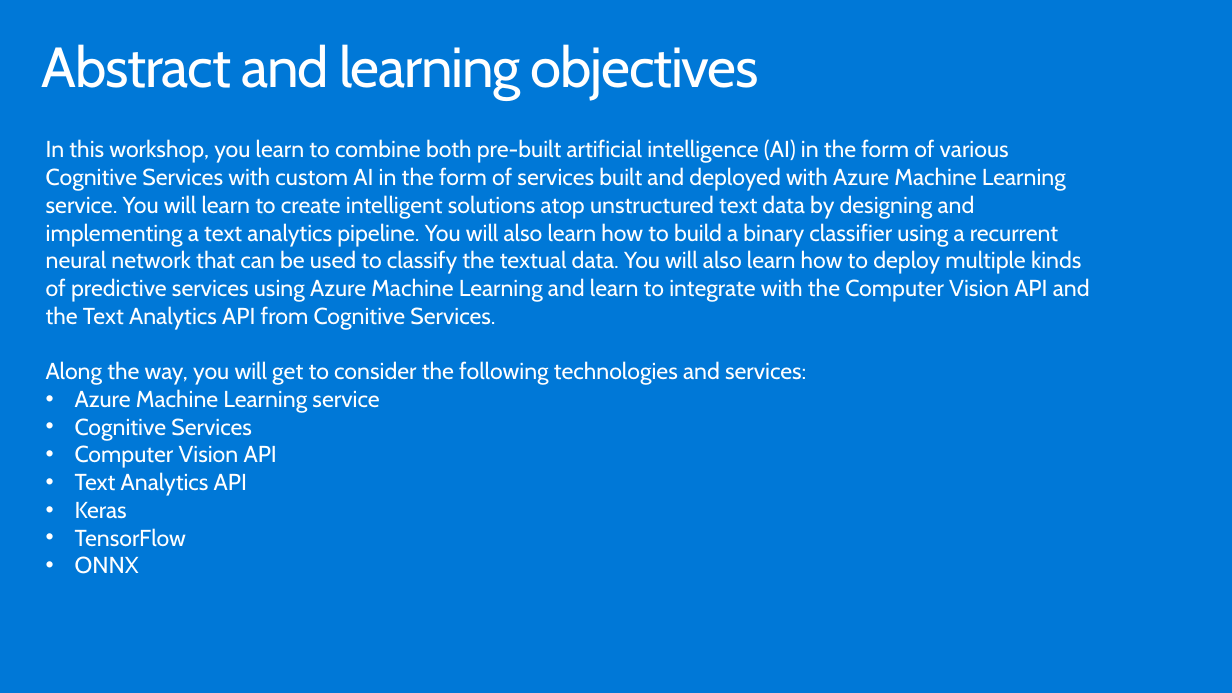
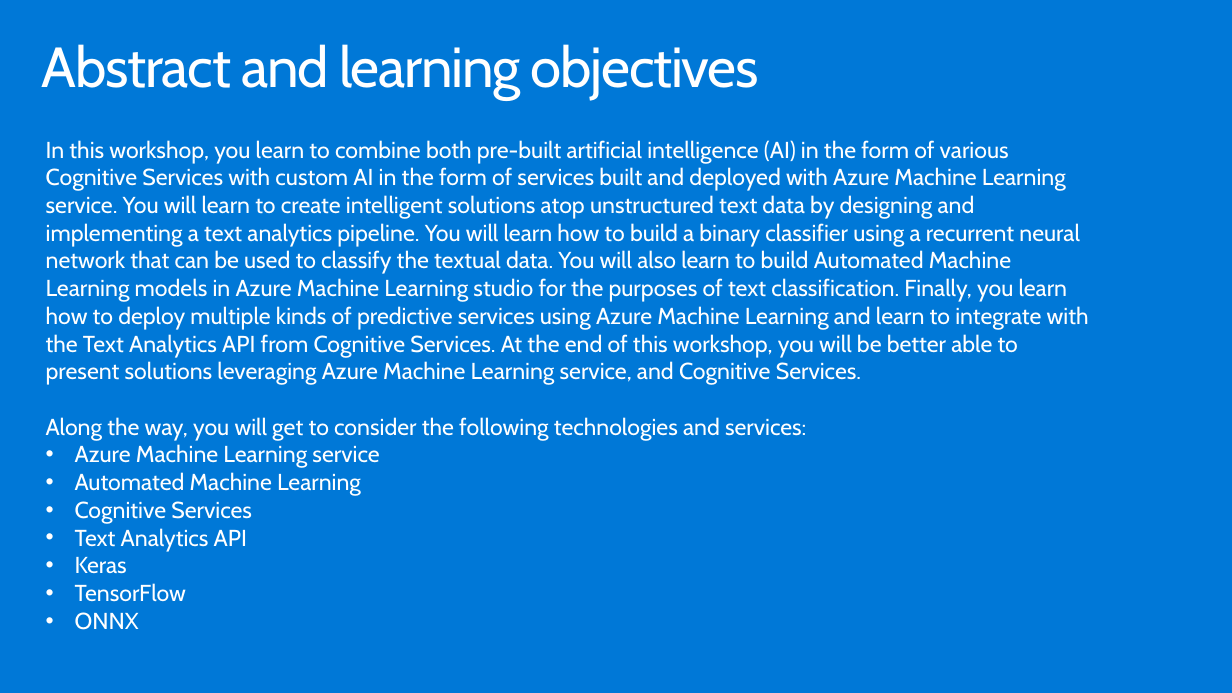
Before and after one commit to microsoft/MCW-Analyzing-text-with-Azure-Machine-Learning-and-Cognitive-Services, a slide deck: slide 2 of Whiteboard design session/WDS trainer presentation - Cognitive Services and deep learning.pptx. Drawn at 1232x693 pixels with LibreOffice and Linux fonts; fonts in the diff are those of the drawing. Boxes give left, top, right and bottom in pixels: in the first picture for what was removed or moved away, otherwise in the second. Text is boxed around its words. In the diff, an @@ line names an element or a change of style, - is before the commit and + after.

```diff
--- a/Whiteboard design session/WDS trainer presentation - Cognitive Services and deep learning.pptx
+++ b/Whiteboard design session/WDS trainer presentation - Cognitive Services and deep learning.pptx
@@ text at (46, 140, 1089, 385): text changed @@
-In this workshop, you learn to combine both pre-built artificial intelligence (AI) in the form of various Cognitive Services with custom AI in the form of services built and deployed with Azure Machine Learning service. You will learn to create intelligent solutions atop unstructured text data by designing and implementing a text analytics pipeline. You will also learn how to build a binary classifier using a recurrent neural network that can be used to classify the textual data. You will also learn how to deploy multiple kinds of predictive services using Azure Machine Learning and learn to integrate with the Computer Vision API and the Text Analytics API from Cognitive Services.
+In this workshop, you learn to combine both pre-built artificial intelligence (AI) in the form of various Cognitive Services with custom AI in the form of services built and deployed with Azure Machine Learning service. You will learn to create intelligent solutions atop unstructured text data by designing and implementing a text analytics pipeline. You will learn how to build a binary classifier using a recurrent neural network that can be used to classify the textual data. You will also learn to build Automated Machine Learning models in Azure Machine Learning studio for the purposes of text classification. Finally, you learn how to deploy multiple kinds of predictive services using Azure Machine Learning and learn to integrate with the Text Analytics API from Cognitive Services. At the end of this workshop, you will be better able to present solutions leveraging Azure Machine Learning service, and Cognitive Services.
@@ text at (75, 445, 277, 468): paragraph removed @@
-• Computer Vision API
@@ text at (75, 472, 361, 496): paragraph added @@
+• Automated Machine Learning
```
Also in this commit, not shown: 8 other slides changed, 2 slides added, 5 slides removed, 1 other file.
